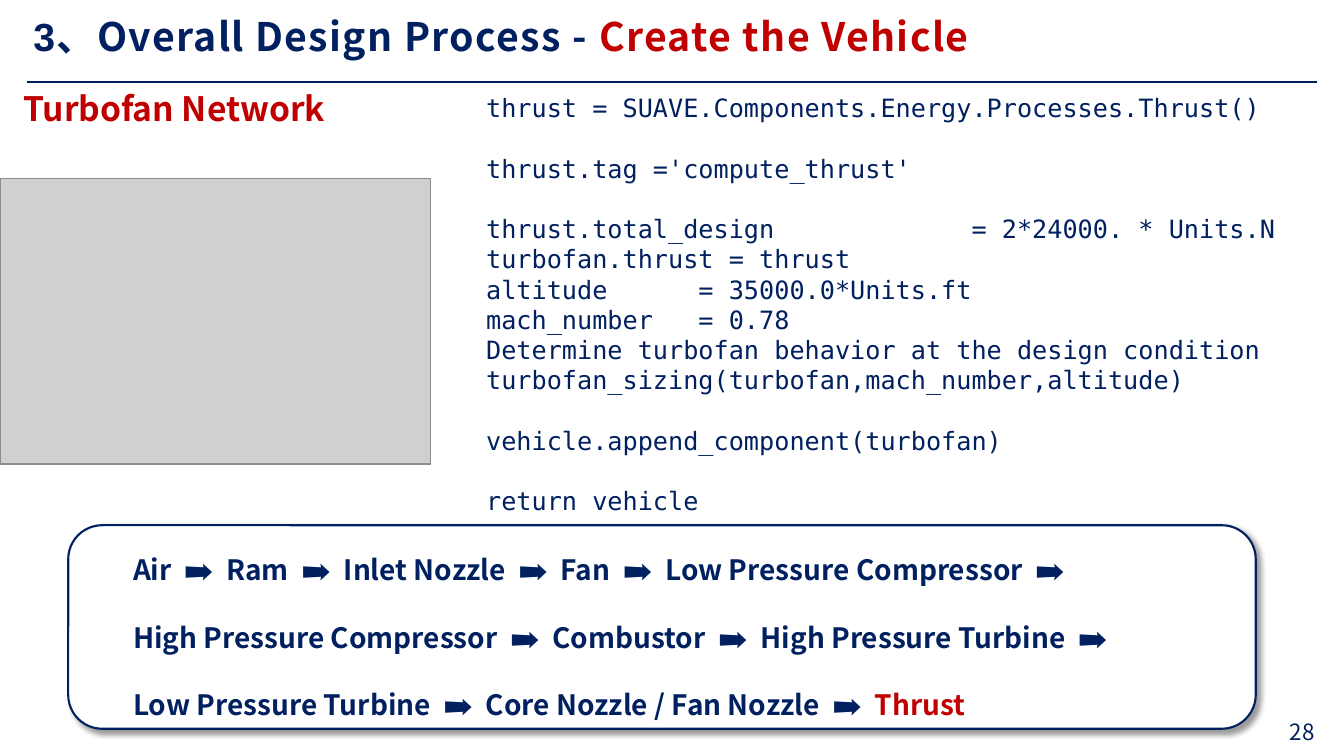
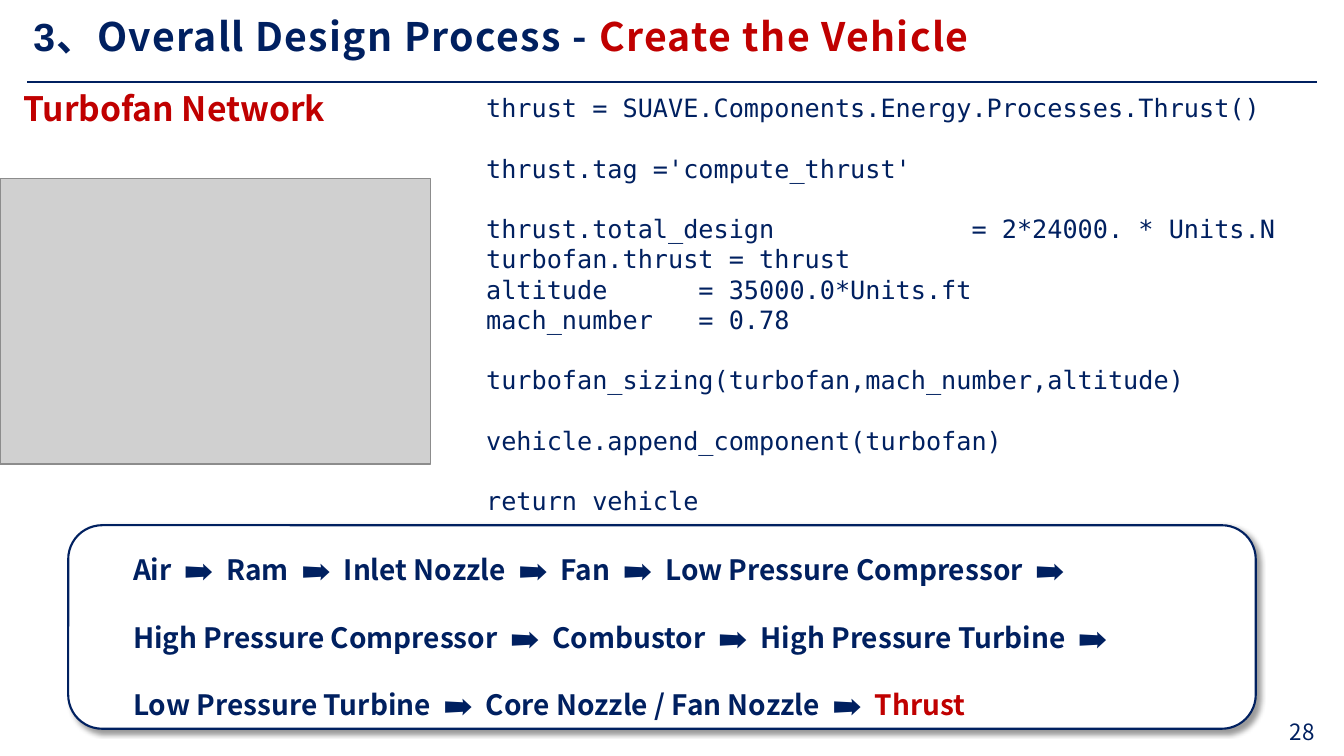
Before and after one commit to 7dinosaur/Obsidian, a slide deck: slide 28 of Design Conceptual Aircraft via SUAVE.pptx. Drawn at 1344x756 pixels with LibreOffice and Linux fonts; fonts in the diff are those of the drawing; grey boxes stand for pictures; background and template pictures are left out. Boxes give left, top, right and bottom in pixels: in the first picture for what was removed or moved away, otherwise in the second. Text is boxed around its words. In the diff, an @@ line names an element or a change of style, - is before the commit and + after.

```diff
--- a/Design Conceptual Aircraft via SUAVE.pptx
+++ b/Design Conceptual Aircraft via SUAVE.pptx
@@ text at [486, 340, 1260, 365]: paragraph removed @@
-Determine turbofan behavior at the design condition
```
Also in this commit, not shown: 5 other slides changed, 1 slide added, 3 other files.
